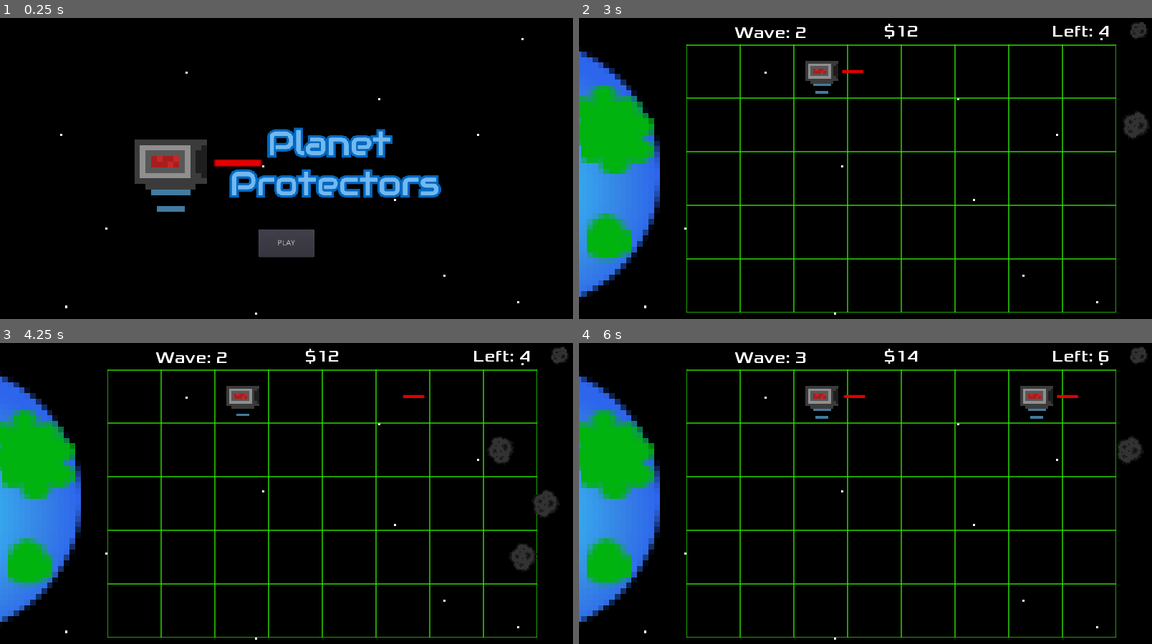
Above: before the commit, frames 1-4 (two rows, left to right).
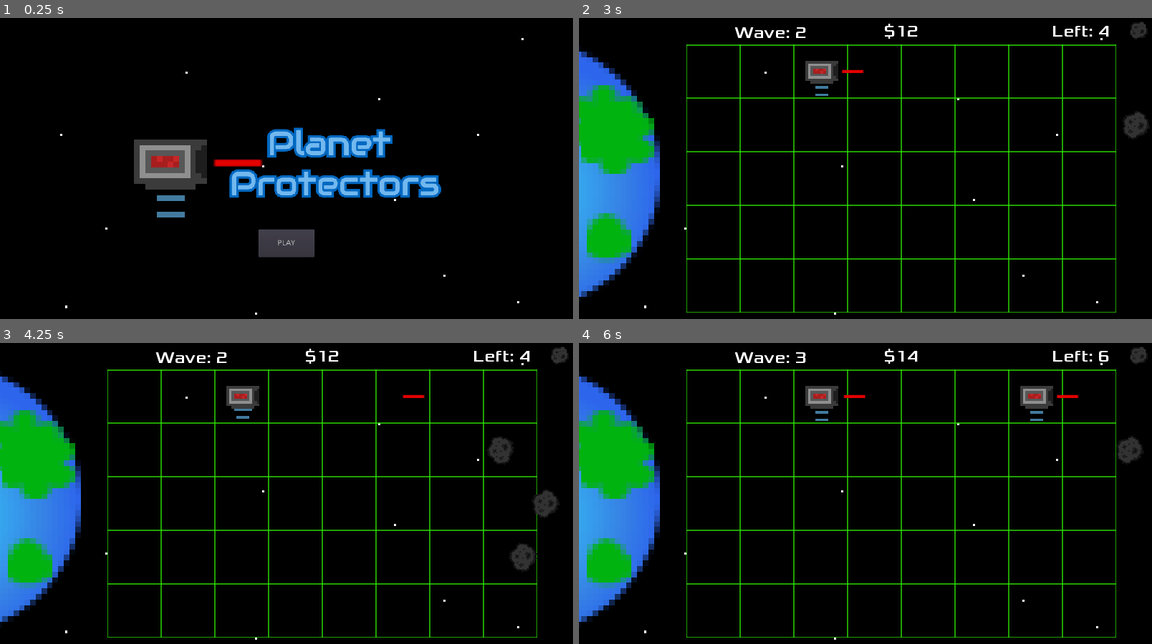
Above: after the commit, the same moments.

Repository: EthanMHolland/PlanetProtectors
Game: Godot game, scene res://src/TitleScreen.tscn
Two runs of this game, one before a commit and one after it. Both use one fixed random seed, a clock stepped at 60 frames per second and the inputs below.
Inputs (mouse positions are in pixels of both pictures, inside the frame that each line leads up to):
- Up to frame 1 (0.25 s): no input
- Up to frame 2 (3 s): click "PLAY" at 0.5 s; move the mouse to (710, 72) at 1.27 s; tap 0 (add_funds) at 1.35 s; move the mouse to (768, 72) at 2.02 s; tap = (increase_wave) at 2.1 s; move the mouse to (819, 72) at 2.77 s; click (819, 72) at 2.85 s
- Up to frame 3 (4.25 s): move the mouse to (297, 397) at 3.52 s; tap - (stop_asteroid_spawning) at 3.6 s
- Up to frame 4 (6 s): move the mouse to (928, 397) at 4.27 s; tap 0 (add_funds) at 4.35 s; move the mouse to (980, 397) at 5.02 s; tap = (increase_wave) at 5.1 s; move the mouse to (1037, 397) at 5.77 s; click (1037, 397) at 5.85 s

The runs differ from the first frame. In frame 1, 0.4% of the frame differs, in the area x 23-34%, y 40-67%; in frame 2, less than 0.1%; in frame 3, less than 0.1%; in frame 4, 0.2%.

Commit message:
Add sound when a laser is shot from a tower

Diff:
--- a/project/src/LaserTower.gd
+++ b/project/src/LaserTower.gd
@@ -31,6 +31,7 @@
 
 #spawns a new laser beam, sets its position, and restarts the timer
 func _shoot_laser():
+	$LaserShootSound.play()
 	var _new_laser = LASER.instance()
 	add_child(_new_laser)
 	_new_laser.global_position = $Position2D.global_position
--- a/project/src/LaserTower.tscn
+++ b/project/src/LaserTower.tscn
@@ -1,7 +1,8 @@
-[gd_scene load_steps=8 format=2]
+[gd_scene load_steps=9 format=2]
 
 [ext_resource path="res://assets/towers/tower_idling.png" type="Texture" id=1]
 [ext_resource path="res://src/LaserTower.gd" type="Script" id=2]
+[ext_resource path="res://assets/sounds/laser_shoot.wav" type="AudioStream" id=3]
 
 [sub_resource type="AtlasTexture" id=1]
 atlas = ExtResource( 1 )
@@ -39,6 +40,7 @@
 position = Vector2( 0, 1.77778 )
 frames = SubResource( 4 )
 animation = "idling"
+frame = 1
 playing = true
 
 [node name="CollisionShape2D" type="CollisionShape2D" parent="."]
@@ -51,5 +53,9 @@
 [node name="ShootTimer" type="Timer" parent="."]
 wait_time = 3.0
 one_shot = true
+
+[node name="LaserShootSound" type="AudioStreamPlayer2D" parent="."]
+stream = ExtResource( 3 )
+volume_db = -45.0
 [connection signal="area_entered" from="." to="." method="_on_LaserTower_area_entered"]
 [connection signal="timeout" from="ShootTimer" to="." method="_on_ShootTimer_timeout"]
Not shown, added: project/assets/sounds/laser_shoot.wav.import
Not shown, added: project/assets/sounds/laser_shoot.wav
